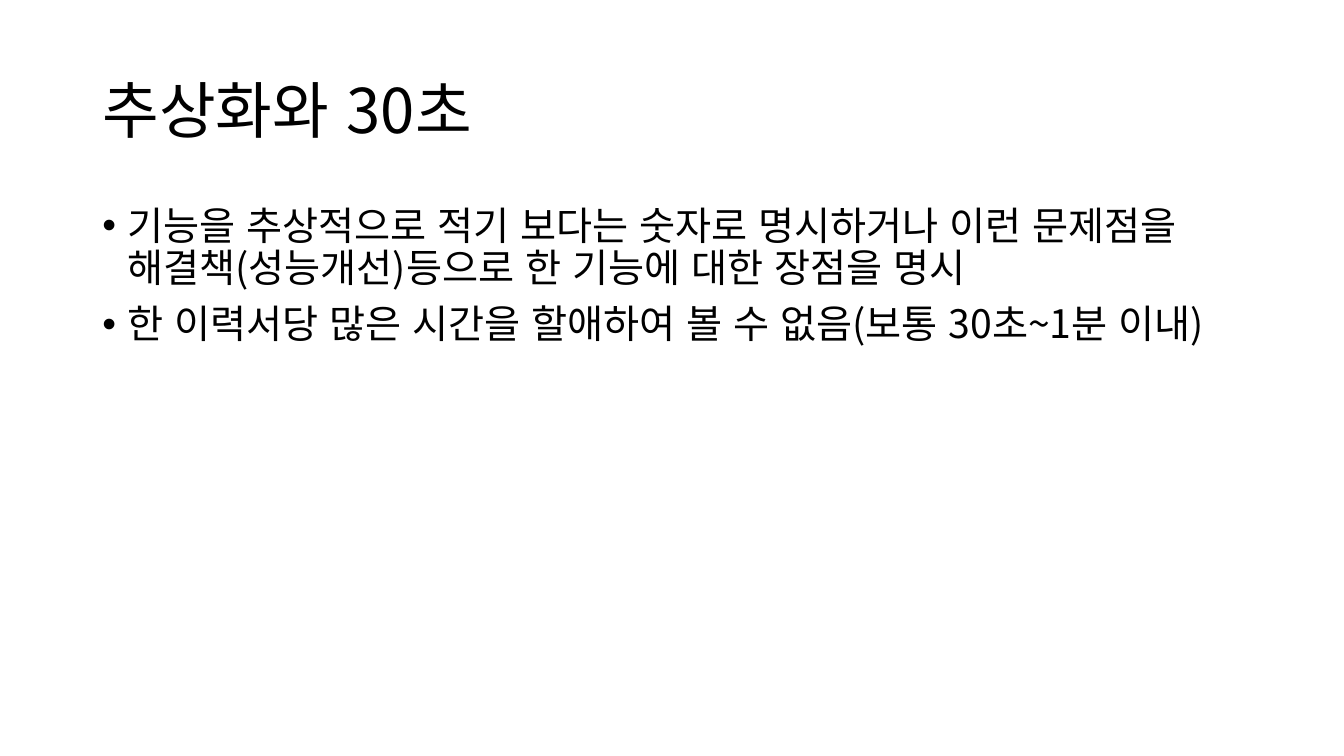
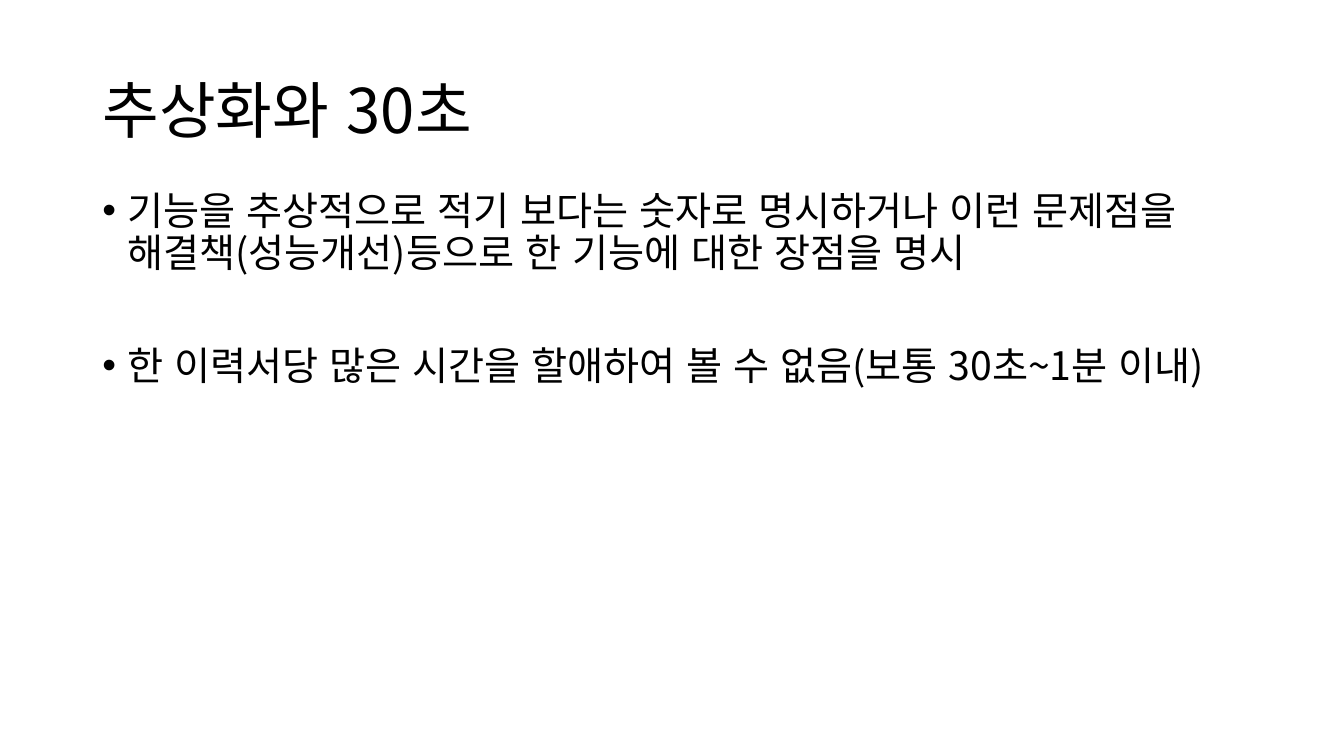
Before and after one commit to yisy0703/ai, a slide deck: slide 2 of 취업/상대가 원하는 나로 보이기.pptx. Drawn at 1344x756 pixels with LibreOffice and Linux fonts; fonts in the diff are those of the drawing. Boxes give left, top, right and bottom in pixels: in the first picture for what was removed or moved away, otherwise in the second. Text is boxed around its words. In the diff, an @@ line names an element or a change of style, - is before the commit and + after.

Commit message:
이력서및포트폴리오

```diff
--- a/취업/상대가 원하는 나로 보이기.pptx
+++ b/취업/상대가 원하는 나로 보이기.pptx
@@ text "기능을 추상적으로 적기 보다는 숫자로 ..." rewrapped from (128,207,1204,346) to (128,192,1204,388) @@
```
Also in this commit, not shown: 1 other slide changed, 3 slides added.
